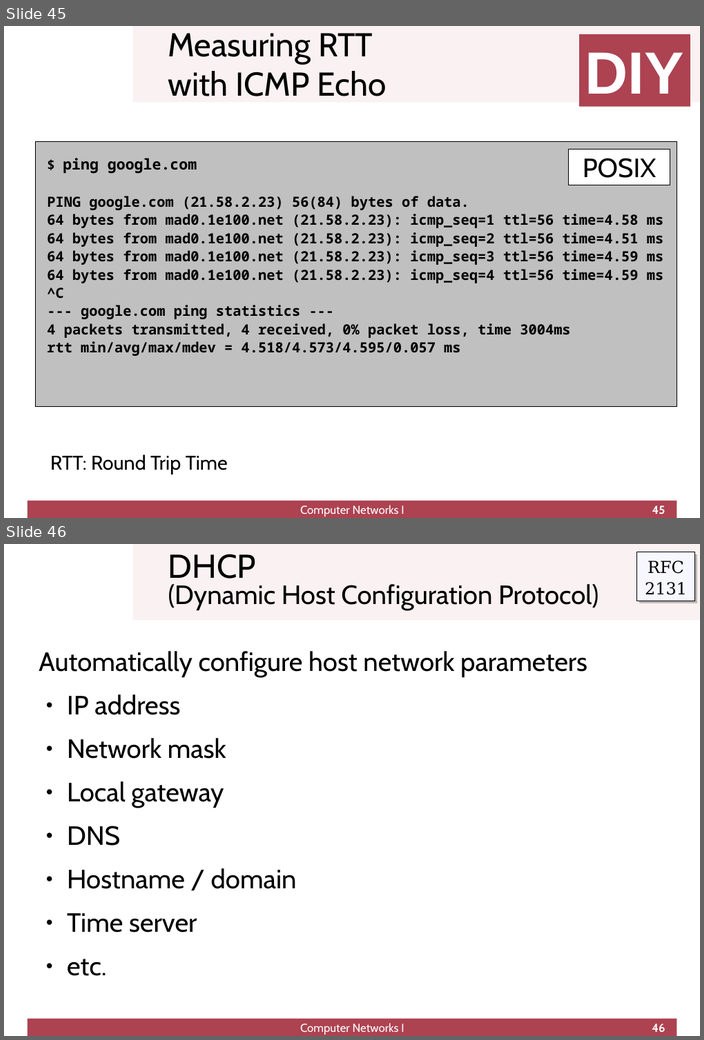
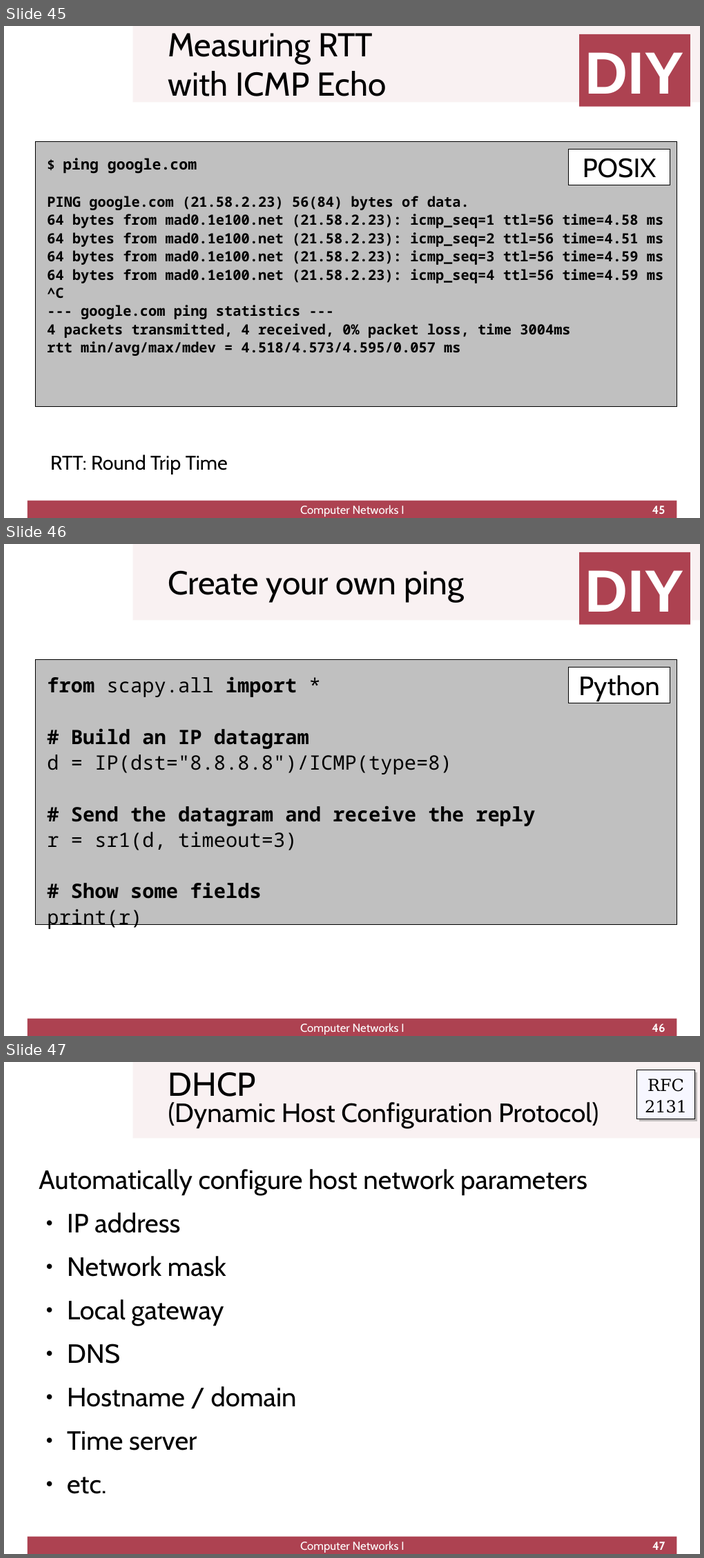
Before and after one commit to cletomartin/redes1, a slide deck: slides/network.odp. Shown one above the other, each under a label of ours: slides 45 and 46 before the commit, slides 45, 46 and 47 after it. The pictures are 704x1040 and 704x1558 pixels, drawn with LibreOffice and Linux fonts; fonts in the diff are those of the drawing; background and template pictures are left out. Boxes give left, top, right and bottom in pixels: in the first picture for what was removed or moved away, otherwise in the second. Text is boxed around its words. In the diff, an @@ line names an element or a change of style, - is before the commit and + after.

```diff
--- a/slides/network.odp
+++ b/slides/network.odp
@@ slide 46 added at <box>4,544,700,1036</box>, background #FFFFFF; not listed: 2 template elements that a slide beside it also shows @@
@@ rectangle added at <box>579,552,689,625</box>, fill #AD4251, 72 pt, text #FFFFFF, bold @@
+DIY
@@ title added at <box>168,570,464,602</box>, 40 pt, text #000000 @@
+Create your own ping
@@ rectangle added at <box>36,659,677,925</box>, fill #C0C0C0, outline #000000 0 pt, 24 pt, text #000000, bold @@
+from scapy.all import *
+# Build an IP datagram
+d = IP(dst="8.8.8.8")/ICMP(type=8)
+# Send the datagram and receive the reply
+r = sr1(d, timeout=3)
+# Show some fields
+print(r)
@@ text added at <box>568,667,669,703</box>, fill #FFFFFF, outline #000000 0 pt, 32 pt, text #000000 @@
+Python
@@ text added at <box>300,1023,404,1035</box>, 14 pt, text #FFFFFF @@
+Computer Networks I
@@ page number added at <box>651,1024,664,1032</box>, 14 pt, text #FFFFFF, bold @@
+46
@@ what was slide 46 is now slide 47 @@
@@ page number at <box>652,1542,664,1550</box>: text changed @@
-46
+47
```
Also in this commit, not shown: 5 slides changed, 3 other files.
